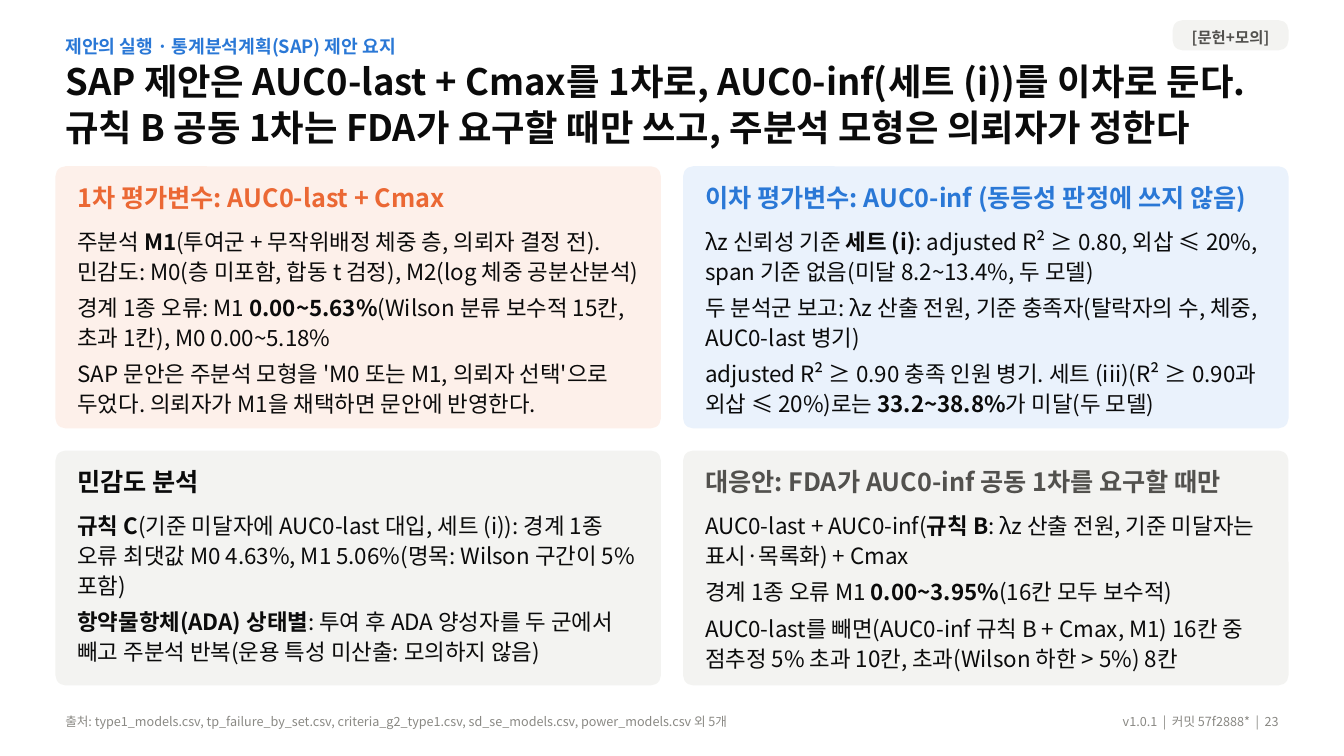
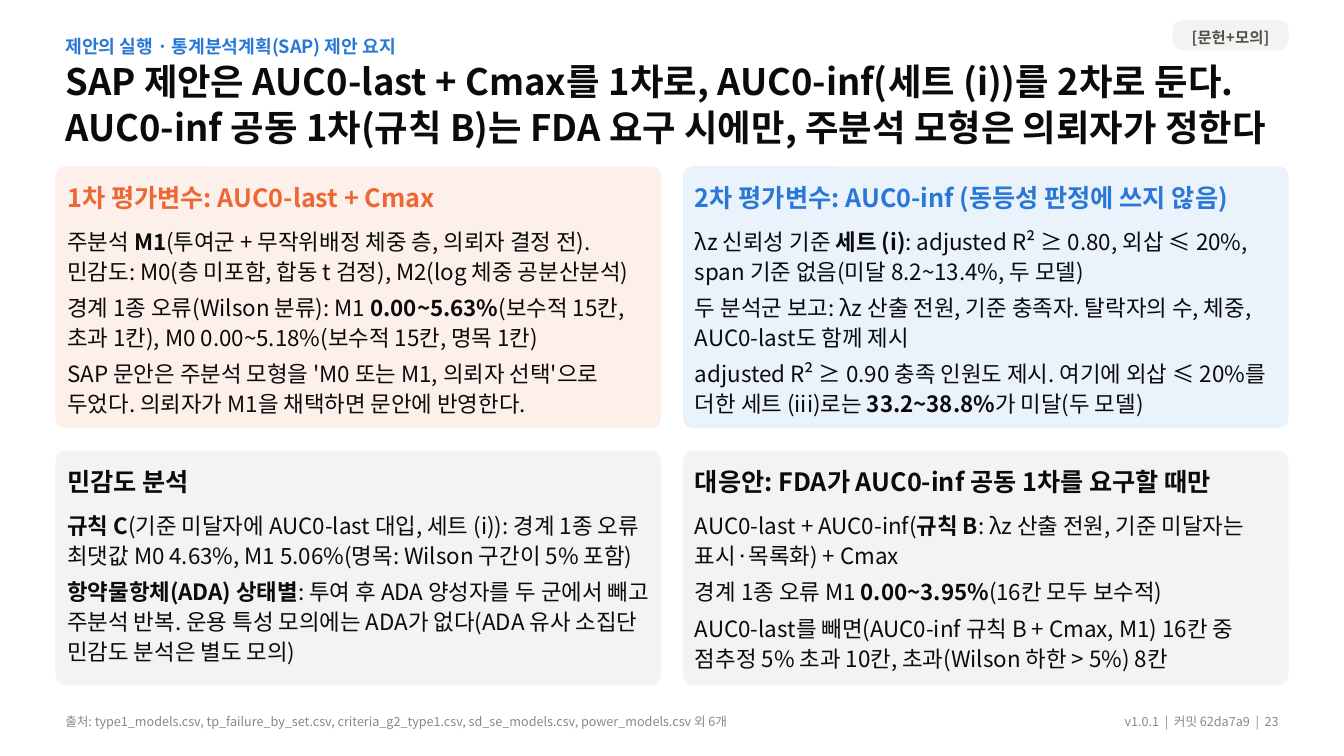
Before and after one commit to DHKQSP/dupilumab-sim, a slide deck: slide 23 of reports/deck/dupilumab_endpoint_results_v1.0.1.pptx. Drawn at 1344x756 pixels with LibreOffice and Linux fonts; fonts in the diff are those of the drawing. Boxes give left, top, right and bottom in pixels: in the first picture for what was removed or moved away, otherwise in the second. Text is boxed around its words. In the diff, an @@ line names an element or a change of style, - is before the commit and + after.

```diff
--- a/reports/deck/dupilumab_endpoint_results_v1.0.1.pptx
+++ b/reports/deck/dupilumab_endpoint_results_v1.0.1.pptx
@@ text at [65,64,1265,149]: text changed @@
-SAP 제안은 AUC0‑last + Cmax를 1차로, AUC0‑inf(세트 (i))를 이차로 둔다. 규칙 B 공동 1차는 FDA가 요구할 때만 쓰고, 주분석 모형은 의뢰자가 정한다
+SAP 제안은 AUC0‑last + Cmax를 1차로, AUC0‑inf(세트 (i))를 2차로 둔다. AUC0‑inf 공동 1차(규칙 B)는 FDA 요구 시에만, 주분석 모형은 의뢰자가 정한다
@@ text "1차 평가변수: AUC0‑last + Cmax": place and size @@
-text "1차 평가변수: AUC0‑last + Cmax" at [77,186,445,210]
+text "1차 평가변수: AUC0‑last + Cmax" at [67,186,435,210]
@@ text at [695,186,1228,212]: text changed @@
-이차 평가변수: AUC0‑inf (동등성 판정에 쓰지 않음)
+2차 평가변수: AUC0‑inf (동등성 판정에 쓰지 않음)
@@ text "주분석 M1(투여군 + 무작위배정 체중 ...": place and size @@
-text "주분석 M1(투여군 + 무작위배정 체중 ..." at [77,231,638,414]
+text "주분석 M1(투여군 + 무작위배정 체중 ..." at [67,231,628,414]
@@ text "λz 신뢰성 기준 세트 (i): ...": place and size @@
-text "λz 신뢰성 기준 세트 (i): ..." at [705,230,1258,417]
+text "λz 신뢰성 기준 세트 (i): ..." at [695,230,1266,417]
@@ text at [67,297,625,351]: text changed @@
-경계 1종 오류: M1 0.00~5.63%(Wilson 분류 보수적 15칸, 초과 1칸), M0 0.00~5.18%
+경계 1종 오류(Wilson 분류): M1 0.00~5.63%(보수적 15칸, 초과 1칸), M0 0.00~5.18%(보수적 15칸, 명목 1칸)
@@ text at [695,297,1266,417]: text changed @@
-두 분석군 보고: λz 산출 전원, 기준 충족자(탈락자의 수, 체중, AUC0‑last 병기)
-adjusted R² ≥ 0.90 충족 인원 병기. 세트 (iii)(R² ≥ 0.90과 외삽 ≤ 20%)로는 33.2~38.8%가 미달(두 모델)
+두 분석군 보고: λz 산출 전원, 기준 충족자. 탈락자의 수, 체중, AUC0‑last도 함께 제시
+adjusted R² ≥ 0.90 충족 인원도 제시. 여기에 외삽 ≤ 20%를 더한 세트 (iii)로는 33.2~38.8%가 미달(두 모델)
@@ text "민감도 분석": place and size @@
-text "민감도 분석" at [77,470,199,494]
+text "민감도 분석" at [67,470,189,494]
@@ text "대응안: FDA가 AUC0‑inf 공동 1차를 ...": place and size @@
-text "대응안: FDA가 AUC0‑inf 공동 1차를 ..." at [705,469,1221,493]
+text "대응안: FDA가 AUC0‑inf 공동 1차를 ..." at [695,469,1211,494]
@@ text "대응안: FDA가 AUC0‑inf 공동 1차를 ..." at [695,469,1211,494]: text colour #52514E to #0B0B0B @@
@@ text "규칙 C(기준 미달자에 AUC0‑last 대입, ...": place and size @@
-text "규칙 C(기준 미달자에 AUC0‑last 대입, ..." at [77,515,635,665]
+text "규칙 C(기준 미달자에 AUC0‑last 대입, ..." at [67,515,649,664]
@@ text "AUC0‑last + AUC0‑inf(규칙 B: λz ...": place and size @@
-text "AUC0‑last + AUC0‑inf(규칙 B: λz ..." at [705,515,1254,672]
+text "AUC0‑last + AUC0‑inf(규칙 B: λz ..." at [695,515,1244,672]
@@ text at [67,581,649,664]: text changed @@
-항약물항체(ADA) 상태별: 투여 후 ADA 양성자를 두 군에서 빼고 주분석 반복(운용 특성 미산출: 모의하지 않음)
+항약물항체(ADA) 상태별: 투여 후 ADA 양성자를 두 군에서 빼고 주분석 반복. 운용 특성 모의에는 ADA가 없다(ADA 유사 소집단 민감도 분석은 별도 모의)
@@ text at [65,715,727,729]: text changed @@
-출처: type1_models.csv, tp_failure_by_set.csv, criteria_g2_type1.csv, sd_se_models.csv, power_models.csv 외 5개
+출처: type1_models.csv, tp_failure_by_set.csv, criteria_g2_type1.csv, sd_se_models.csv, power_models.csv 외 6개
@@ text at [1125,715,1279,727]: text changed @@
-v1.0.1 | 커밋 57f2888* | 23
+v1.0.1 | 커밋 62da7a9 | 23
```
Also in this commit, not shown: 31 other slides changed, 6 other files.
